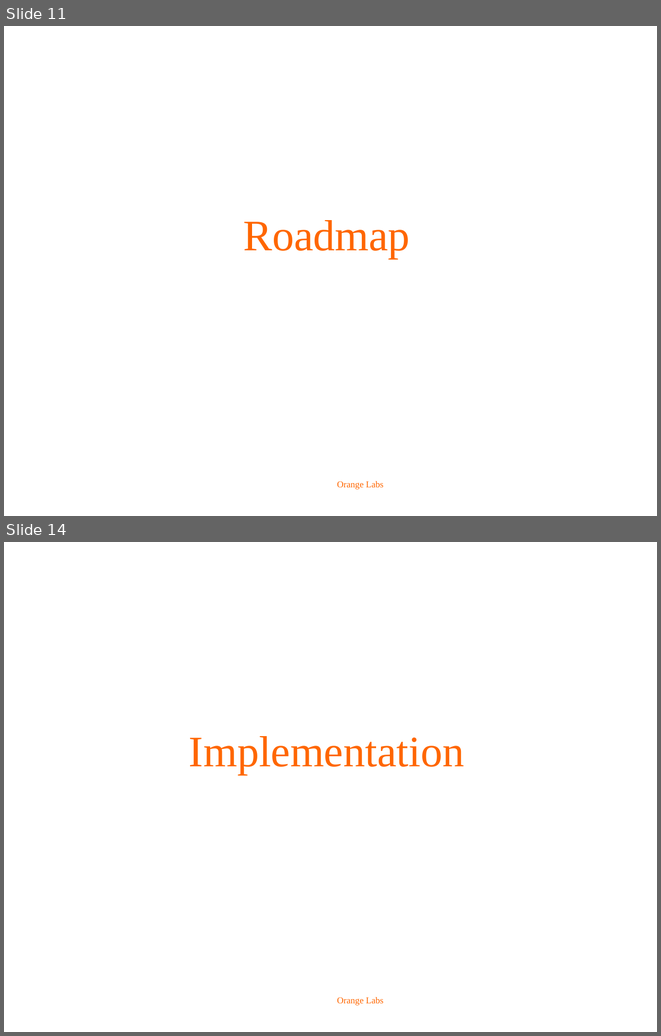
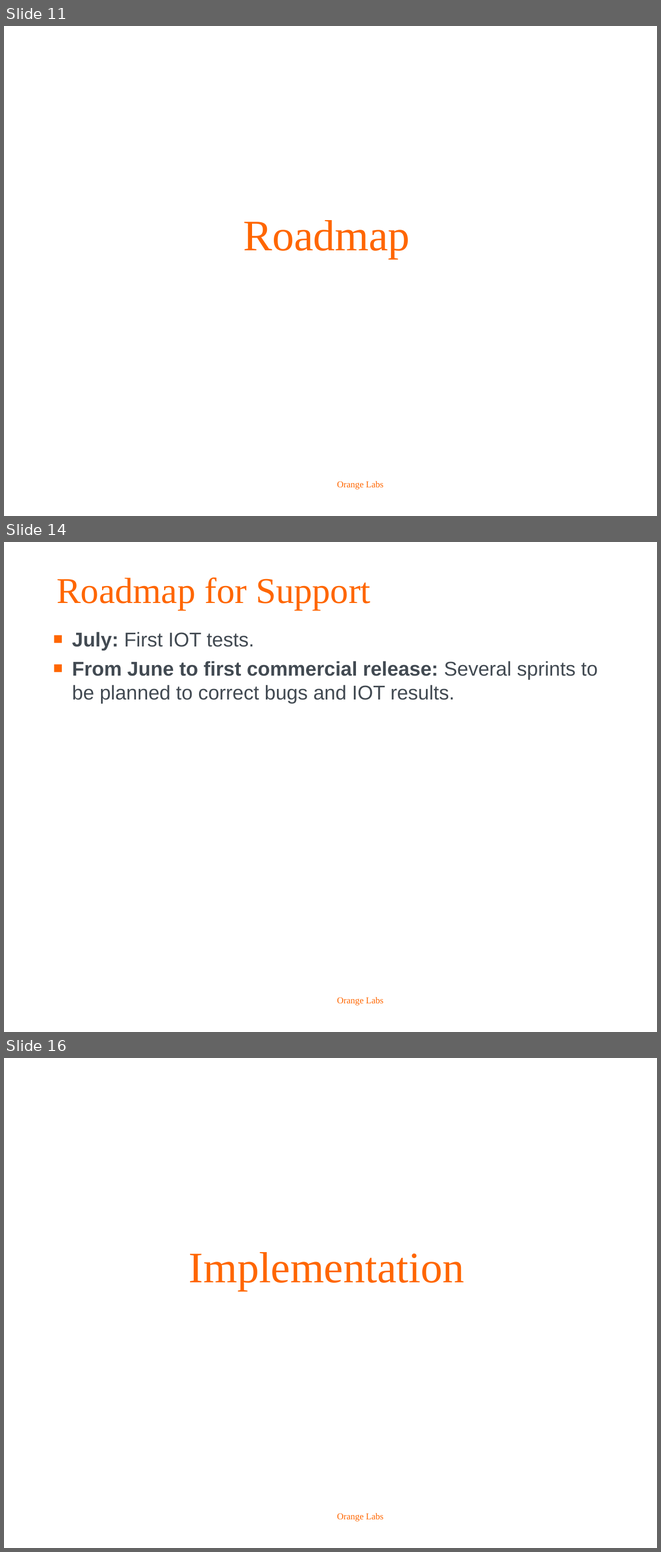
Before and after one commit to biddyweb/android-rcs-ims-stack, a slide deck: doc/roadmap/OrangeLabs_RCS-e_stack_roadmap.ppt. Shown one above the other, each under a label of ours: slides 11 and 14 before the commit, slides 11, 14 and 16 after it; the slides between them are not shown. The pictures are 661x1036 and 661x1552 pixels, drawn with LibreOffice and Linux fonts; fonts in the diff are those of the drawing; background and template pictures are left out. Boxes give left, top, right and bottom in pixels: in the first picture for what was removed or moved away, otherwise in the second. Text is boxed around its words. In the diff, an @@ line names an element or a change of style, - is before the commit and + after.

Commit message:
sprint 4

```diff
--- a/doc/roadmap/OrangeLabs_RCS-e_stack_roadmap.ppt
+++ b/doc/roadmap/OrangeLabs_RCS-e_stack_roadmap.ppt
@@ slide 14 added at (4, 542, 657, 1032), background #FFFFFF; not listed: 1 template element that a slide beside it also shows @@
@@ title added at (56, 578, 371, 610), 40 pt, text #FF6600 @@
+Roadmap for Support
@@ text added at (72, 632, 598, 703), 22 pt, text #424A52 @@
+■ July: First IOT tests.
+■ From June to first commercial release: Several sprints to be planned to correct bugs and IOT results.
@@ what was slide 14 is now slide 16 @@
```
Also in this commit, not shown: 8 slides changed, 2 other slides added, 1 slide removed, 1 other file.
